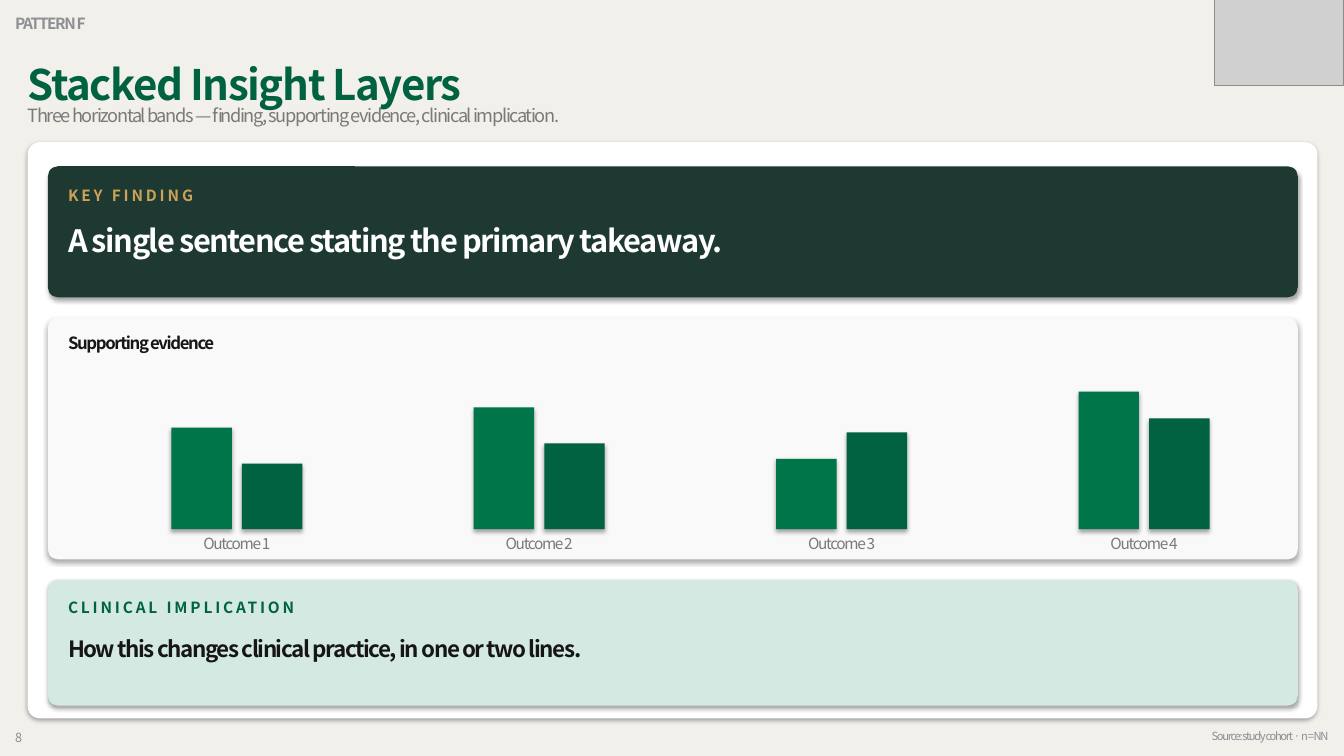
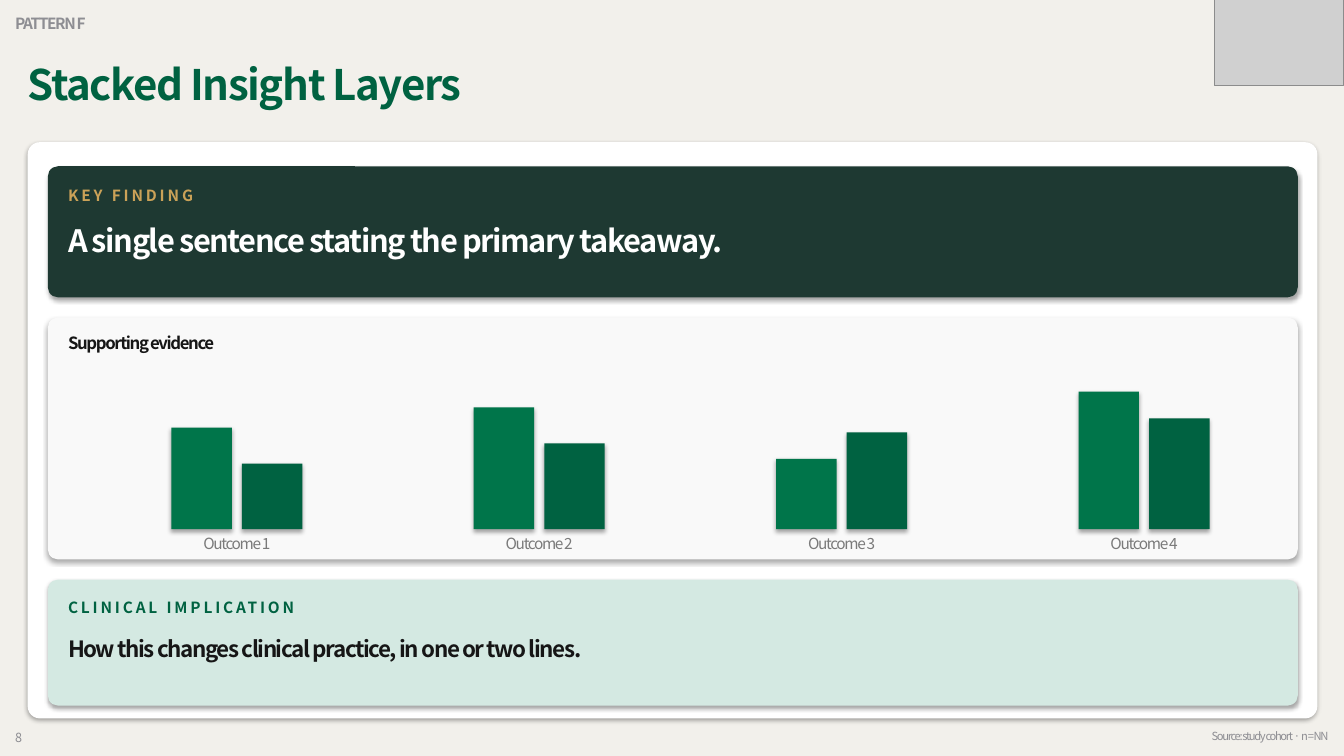
Before and after one commit to grotyx/medical-ppt-design, a slide deck: slide 8 of backbone_slides.pptx. Drawn at 1344x756 pixels with LibreOffice and Linux fonts; fonts in the diff are those of the drawing; grey boxes stand for pictures. Boxes give left, top, right and bottom in pixels: in the first picture for what was removed or moved away, otherwise in the second. Text is boxed around its words. In the diff, an @@ line names an element or a change of style, - is before the commit and + after.

```diff
--- a/backbone_slides.pptx
+++ b/backbone_slides.pptx
@@ text removed at box(28, 103, 559, 127) @@
-Three horizontal bands — finding, supporting evidence, clinical implication.
```
Also in this commit, not shown: 8 other slides changed, 1 other file.
